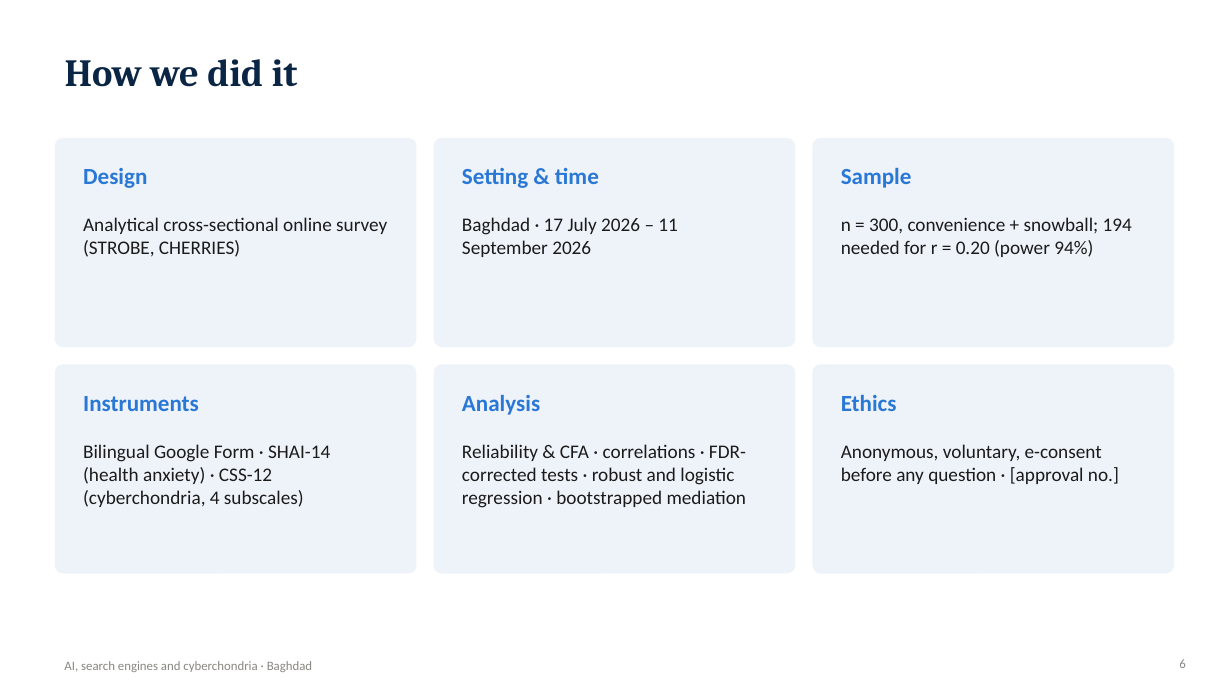
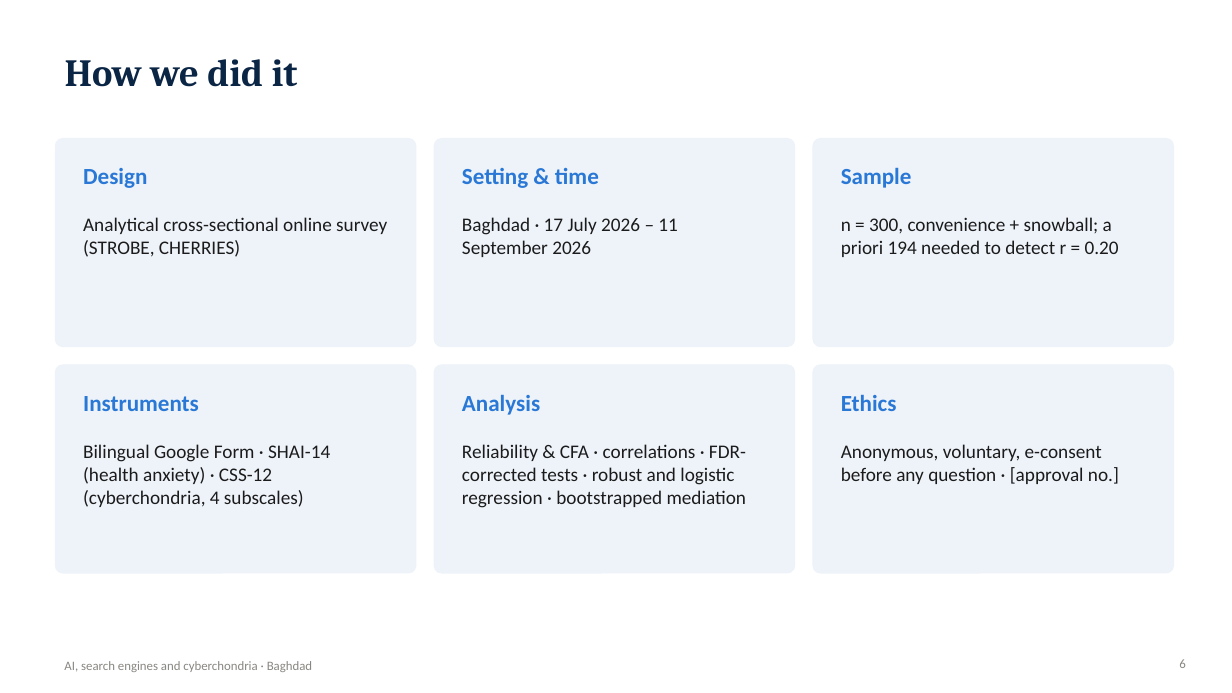
Before and after one commit to Yaseen279/History-Exam, a slide deck: slide 6 of research/output/study/Defence_Presentation.pptx. Drawn at 1232x693 pixels with LibreOffice and Linux fonts; fonts in the diff are those of the drawing. Boxes give left, top, right and bottom in pixels: in the first picture for what was removed or moved away, otherwise in the second. Text is boxed around its words. In the diff, an @@ line names an element or a change of style, - is before the commit and + after.

```diff
--- a/research/output/study/Defence_Presentation.pptx
+++ b/research/output/study/Defence_Presentation.pptx
@@ text at (841, 217, 1119, 257): text changed @@
-n = 300, convenience + snowball; 194 needed for r = 0.20 (power 94%)
+n = 300, convenience + snowball; a priori 194 needed to detect r = 0.20
```
Also in this commit, not shown: 1 other slide changed, 17 other files.
